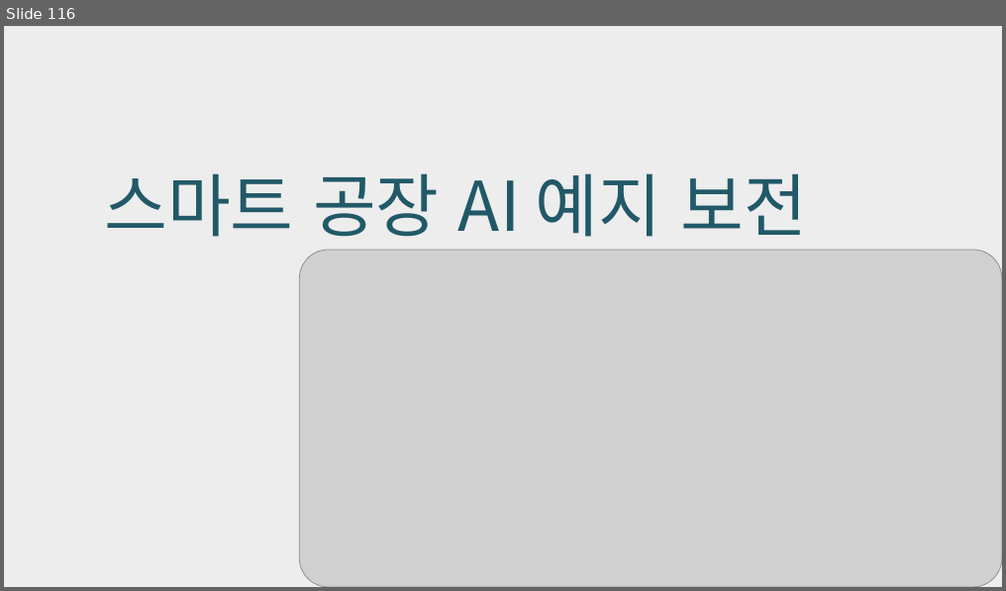
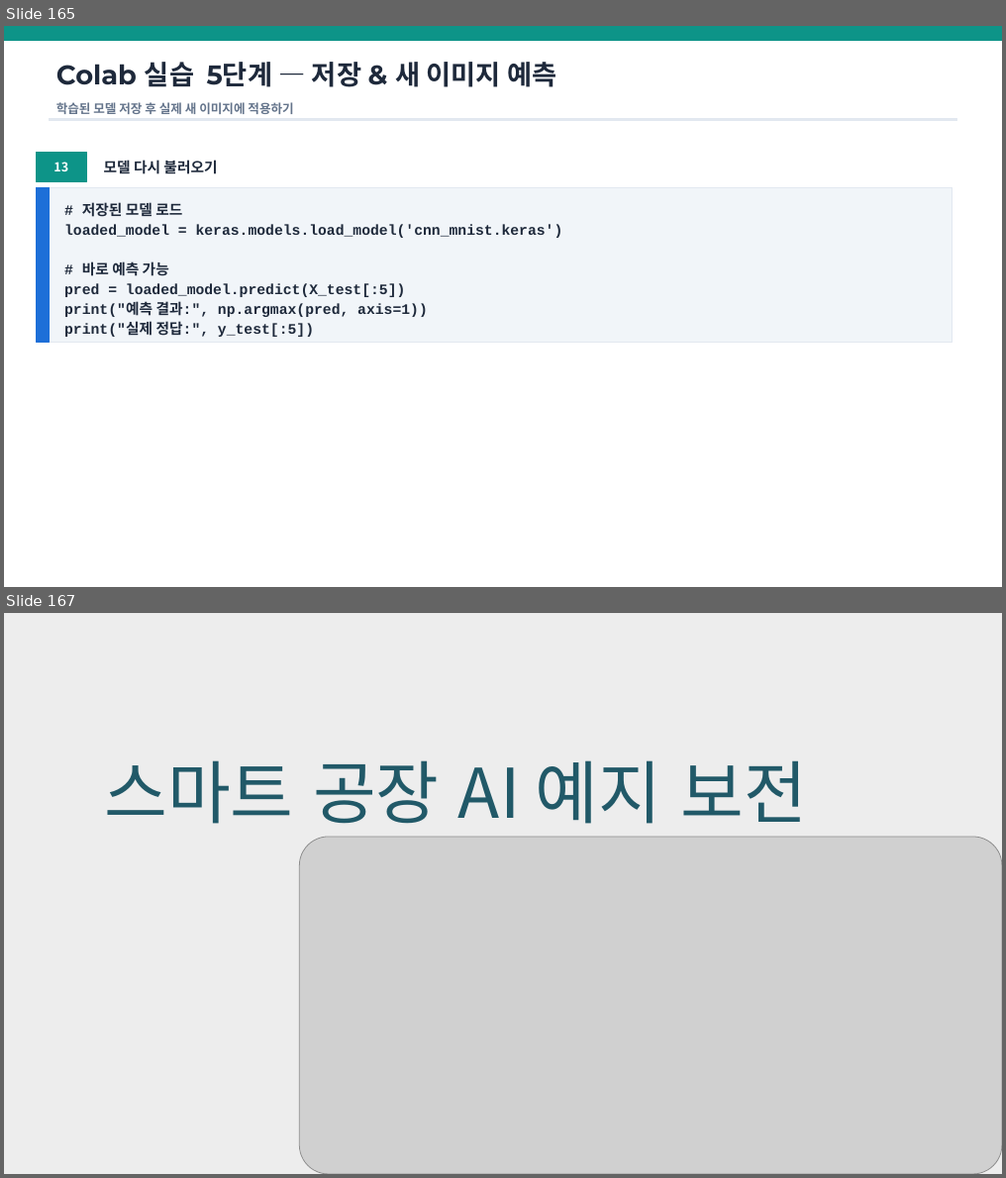
Before and after one commit to heartcom/Linux-Program, a slide deck: 강의자료_머신러닝_인공지능(2606).pptx. Shown one above the other, each under a label of ours: slide 116 before the commit, slides 165 and 167 after it; the slides between them are not shown. The pictures are 1006x591 and 1006x1178 pixels, drawn with LibreOffice and Linux fonts; fonts in the diff are those of the drawing; grey boxes stand for pictures. Boxes give left, top, right and bottom in pixels: in the first picture for what was removed or moved away, otherwise in the second. Text is boxed around its words. In the diff, an @@ line names an element or a change of style, - is before the commit and + after.

```diff
--- a/강의자료_머신러닝_인공지능(2606).pptx
+++ b/강의자료_머신러닝_인공지능(2606).pptx
@@ slide 165 added at box(4, 26, 1002, 587), background #FFFFFF @@
@@ rectangle added at box(4, 26, 1002, 41), fill #0D9488, outline #0D9488 1 pt @@
@@ text added at box(56, 62, 556, 87), 26 pt, text #1E293B, bold @@
+Colab 실습 5단계 — 저장 & 새 이미지 예측
@@ text added at box(56, 102, 293, 114), 12 pt, text #64748B, bold @@
+학습된 모델 저장 후 실제 새 이미지에 적용하기
@@ rectangle added at box(49, 119, 957, 120), fill #E2E8F0, outline #E2E8F0 1 pt @@
@@ rectangle added at box(37, 153, 86, 182), fill #0D9488, outline #0D9488 1 pt @@
@@ text added at box(54, 162, 68, 172), 12 pt, text #FFFFFF, bold @@
+13
@@ text added at box(104, 160, 217, 174), 14 pt, text #1E293B, bold @@
+모델 다시 불러오기
@@ rectangle added at box(37, 187, 952, 342), fill #F1F5F9, outline #E2E8F0 1 pt @@
@@ rectangle added at box(37, 187, 49, 342), fill #1D6FD8, outline #1D6FD8 1 pt @@
@@ text added at box(64, 202, 563, 337), 14 pt, text #1E293B, bold @@
+# 저장된 모델 로드
+loaded_model = keras.models.load_model('cnn_mnist.keras')
+# 바로 예측 가능
+pred = loaded_model.predict(X_test[:5])
+print("예측 결과:", np.argmax(pred, axis=1))
+print("실제 정답:", y_test[:5])
@@ what was slide 116 is now slide 167 @@
```
Also in this commit, not shown: 12 slides changed, 50 other slides added.
